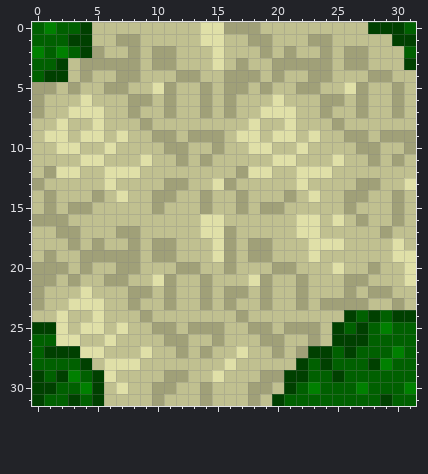
Pixel-art sprite: Assets/DataSources/Textures/MapChip/Grass1/Grass1_LeftRightTopBottom.png. The first picture shows the starting point.
The file is 32x32 pixels.
New version:
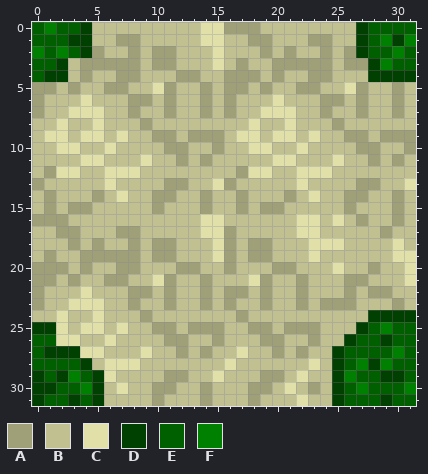
Palette (. is transparent): A #a0a078  B #c0c090  C #e0e0a8  D #004000  E #006000  F #008000
Commit: マップチップ修正
Diff:
The author changed colour F to colour A in row 30 at x 23.
The author changed colour A to colour B in row 23 at x 27.
The author changed colour D to colour B in row 24 at x 26; in rows 25 to 26 at x 25; in row 27 at x 23 to 24; in row 28 at x 22 and 24; in row 29 at x 21; in row 31 at x 20.
The author changed colour E to colour B in row 24 at x 27; in row 25 at x 26; in row 29 at x 23 to 24; in row 30 at x 22 and 24; in row 31 at x 21 and 23 to 24.
The author changed colour D to colour C in row 29 at x 22; in row 30 at x 21.
The author changed colour E to colour C in row 28 at x 23; in row 31 at x 22.
The author changed colour A to colour D in row 2 at x 27; in row 4 at x 28 to 29.
The author changed colour B to colour D in rows 0 to 1 at x 27; in row 3 at x 28; in row 4 at x 30 to 31.
The author changed colour E to colour D in row 24 at x 29; in row 26 at x 29; in rows 27 to 28 at x 25; in row 29 at x 29 to 30; in rows 30 to 31 at x 25.
The author changed colour B to colour E in row 1 at x 28; in row 2 at x 28 to 29; in row 3 at x 30.
The author changed colour D to colour E in row 0 at x 28 to 30; in row 3 at x 31; in row 26 at x 27; in row 27 at x 26.
The author changed colour B to colour F in row 1 at x 29; in row 2 at x 30; in row 3 at x 29.
The author changed colour D to colour F in row 1 at x 31.
The author changed colour E to colour F in row 28 at x 27; in row 29 at x 26.
Pixel boxes of the changes (left, top, right, bottom) in both pictures:
changed: (356, 22, 416, 82)
changed: (272, 298, 404, 406)
